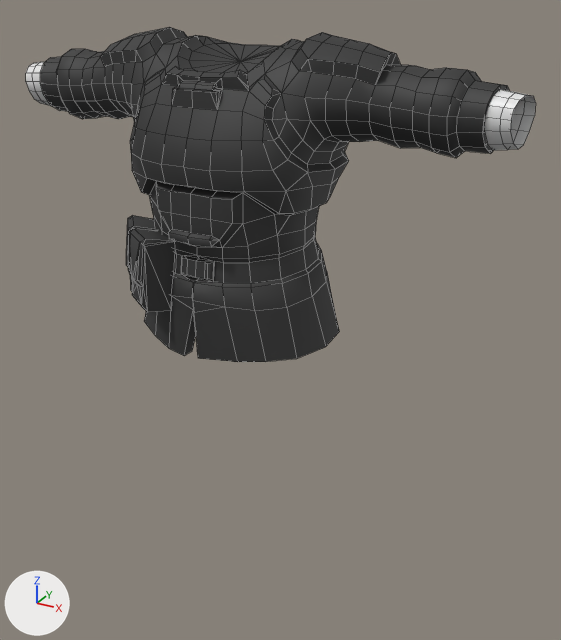
The FBX model Objects/Mesh/armour/obj_helldiver_armour_chestplate.fbx: old version first, new version second.
Camera for both pictures: a 50 mm lens placed at (0.0362, -0.0573, 0.0471), pointed at (0.0037, 0.0019, 0.0175). The axes (+X, +Y, +Z) are drawn at lower left. The lights are the same throughout. Mesh edges are drawn as thin lines.

Objects in the first picture: 'outfit_helldiver_jacket_low'.
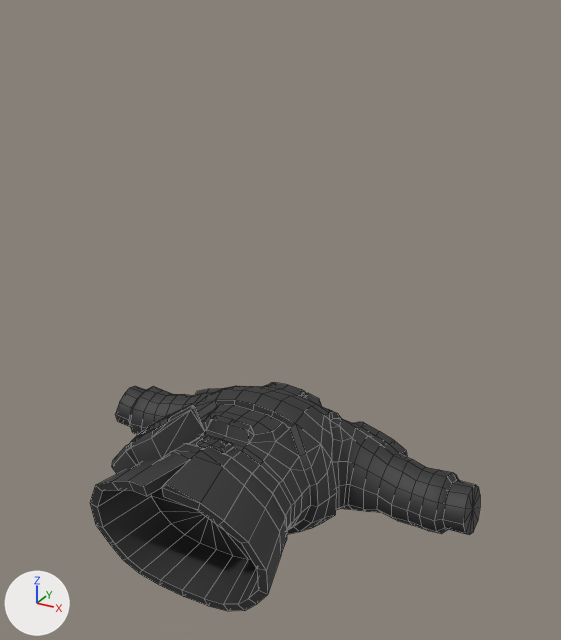
Where the change shows, as pixel boxes (x1, y1, x2, y2) in the pictures (561 x 640 px; the box of a moved part takes in the faces that stretch with it):
```json
{"object": "outfit_helldiver_jacket_low", "change": "reshaped, turned", "before": [26, 27, 536, 362], "after": [90, 382, 480, 612]}
{"part": 1, "of": "me_plane_007", "change": "moved or reshaped", "before": [40, 27, 509, 362], "after": [90, 382, 480, 612]}
{"part": 2, "of": "me_plane_007", "change": "moved or reshaped", "before": [128, 228, 175, 312], "after": [131, 404, 205, 463]}
{"part": 3, "of": "me_plane_007", "change": "moved or reshaped", "before": [126, 215, 157, 291], "after": [112, 429, 147, 474]}
{"part": 4, "of": "me_plane_007", "change": "deleted", "before": [485, 89, 536, 150]}
{"part": 5, "of": "me_plane_007", "change": "deleted", "before": [26, 62, 51, 106]}
```

Edits to the scene script, one JSON object a line:
```json
{"block": "me_plane_007", "where": "me_plane_007.from_pydata(...)  # 915 vertices, 981 faces; spans x -2.42..2.42, y -0.84..0.84, z 1.59..4.32"}
{"block": "me_plane_007", "where": "# used by ob_outfit_helldiver_jacket_low; location = (0.0, 0.0, 0.0); scale = (0.01, 0.01, 0.01)"}
{"op": "remove", "block": "me_plane_007", "code": "me_plane_007.materials.append(mat_default_body_male_002)  # white #e7e7e7"}
{"block": "me_plane_007", "change": "me_plane_007 part 1: the loose piece of 763 vertices spanning x -2.22..2.22, y -0.73..0.84, z 1.59..4.32 is turned 180 degrees about the x axis through its middle, then moved by (0.04, -0.07, -2.95)"}
{"block": "me_plane_007", "change": "me_plane_007 part 2: the loose piece of 28 vertices spanning x -0.72..-0.24, y -0.84..-0.37, z 2.01..2.7 is turned 180 degrees about the x axis through its middle, then moved by (0.04, 1.25, -1.76)"}
{"block": "me_plane_007", "change": "me_plane_007 part 3: the loose piece of 28 vertices spanning x -0.99..-0.51, y -0.58..-0.11, z 2.01..2.7 is turned 180 degrees about the x axis through its middle, then moved by (0.04, 0.73, -1.76)"}
{"block": "me_plane_007", "change": "me_plane_007 part 4: the loose piece of 48 vertices spanning x 1.96..2.42, y -0.02..0.47, z 3.51..4.0 is deleted"}
{"block": "me_plane_007", "change": "me_plane_007 part 5: the loose piece of 48 vertices spanning x -2.42..-1.96, y -0.02..0.47, z 3.51..4.0 is deleted"}
{"op": "set", "path": "ob_outfit_helldiver_jacket_low.rotation_euler", "old": "(0.0, 0.0, 0.0)", "new": "(1.571, 0.0, 0.0)", "note": "degrees (0, 0, 0) -> degrees (90, 0, 0)"}
```
